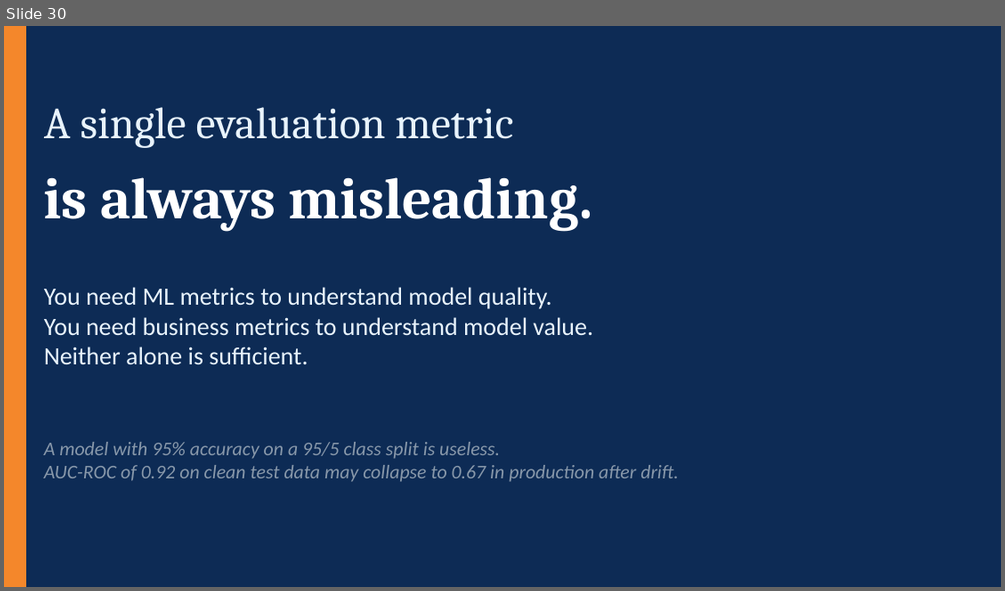
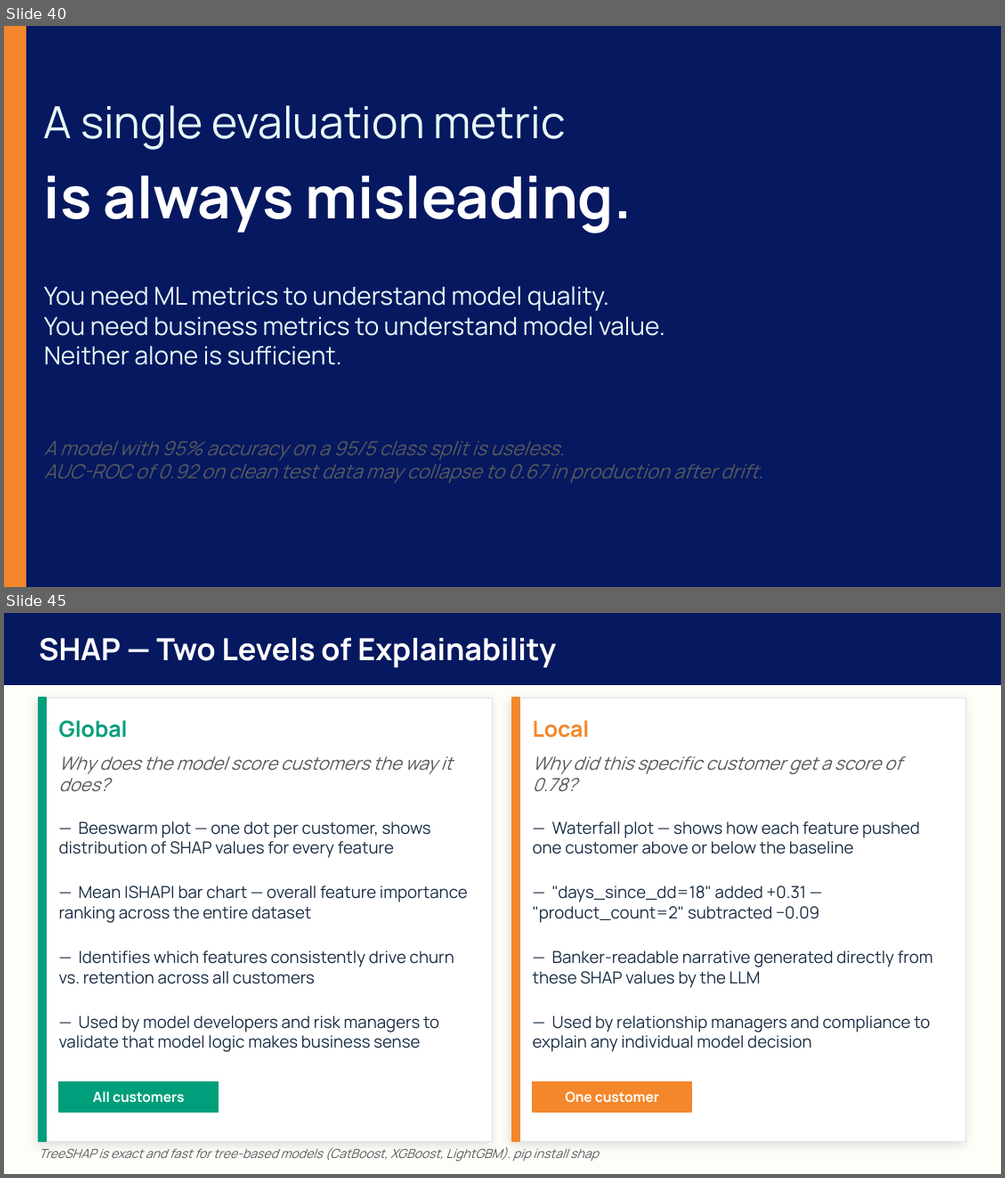
Before and after one commit to MonkeyWrenchGang/jhai_presentations, a slide deck: 14apr2026/data_science_for_banking_jh.pptx. Shown one above the other, each under a label of ours: slide 30 before the commit, slides 40 and 45 after it; the slides between them are not shown. The pictures are 1005x591 and 1005x1178 pixels, drawn with LibreOffice and Linux fonts; fonts in the diff are those of the drawing. Boxes give left, top, right and bottom in pixels: in the first picture for what was removed or moved away, otherwise in the second. Text is boxed around its words. In the diff, an @@ line names an element or a change of style, - is before the commit and + after.

```diff
--- a/14apr2026/data_science_for_banking_jh.pptx
+++ b/14apr2026/data_science_for_banking_jh.pptx
@@ slide 45 added at bbox=[4, 613, 1001, 1174], background #FEFDF8 @@
@@ rectangle added at bbox=[4, 613, 1001, 685], fill #06185F, outline #06185F 1 pt @@
@@ text added at bbox=[39, 638, 556, 668], 22 pt, text #FFFFFF, bold @@
+SHAP — Two Levels of Explainability
@@ rectangle added at bbox=[39, 698, 493, 1142], fill #FFFFFF, outline #D8E6F0 0.5 pt @@
@@ rectangle added at bbox=[39, 698, 46, 1142], fill #009E7A, outline #009E7A 1 pt @@
@@ rectangle added at bbox=[512, 698, 966, 1142], fill #FFFFFF, outline #D8E6F0 0.5 pt @@
@@ rectangle added at bbox=[512, 698, 519, 1142], fill #F4872B, outline #F4872B 1 pt @@
@@ text added at bbox=[59, 720, 128, 738], 16 pt, text #009E7A, bold @@
+Global
@@ text added at bbox=[533, 720, 590, 738], 16 pt, text #F4872B, bold @@
+Local
@@ text added at bbox=[59, 756, 453, 792], 13 pt, text #575A5D, italic @@
+Why does the model score customers the way it does?
@@ text added at bbox=[533, 756, 901, 792], 13 pt, text #575A5D, italic @@
+Why did this specific customer get a score of 0.78?
@@ text added at bbox=[59, 821, 431, 858], 12 pt, text #1A2E44 @@
+— Beeswarm plot — one dot per customer, shows distribution of SHAP values for every feature
@@ text added at bbox=[533, 821, 920, 854], 12 pt, text #1A2E44 @@
+— Waterfall plot — shows how each feature pushed one customer above or below the baseline
@@ text added at bbox=[59, 885, 468, 923], 12 pt, text #1A2E44 @@
+— Mean |SHAP| bar chart — overall feature importance ranking across the entire dataset
@@ text added at bbox=[533, 885, 819, 923], 12 pt, text #1A2E44 @@
+— "days_since_dd=18" added +0.31 — "product_count=2" subtracted −0.09
@@ text added at bbox=[59, 950, 454, 984], 12 pt, text #1A2E44 @@
+— Identifies which features consistently drive churn vs. retention across all customers
@@ text added at bbox=[533, 950, 933, 988], 12 pt, text #1A2E44 @@
+— Banker-readable narrative generated directly from these SHAP values by the LLM
@@ text added at bbox=[59, 1015, 439, 1052], 12 pt, text #1A2E44 @@
+— Used by model developers and risk managers to validate that model logic makes business sense
@@ text added at bbox=[533, 1015, 930, 1052], 12 pt, text #1A2E44 @@
+— Used by relationship managers and compliance to explain any individual model decision
@@ rectangle added at bbox=[59, 1081, 218, 1111], fill #009E7A, outline #009E7A 1 pt @@
@@ text added at bbox=[93, 1091, 184, 1103], 10 pt, text #FFFFFF, bold @@
+All customers
@@ rectangle added at bbox=[533, 1081, 692, 1111], fill #F4872B, outline #F4872B 1 pt @@
@@ text added at bbox=[565, 1091, 659, 1103], 10 pt, text #FFFFFF, bold @@
+One customer
@@ text added at bbox=[39, 1147, 599, 1161], 9 pt, text #575A5D, italic @@
+TreeSHAP is exact and fast for tree-based models (CatBoost, XGBoost, LightGBM). pip install shap
@@ what was slide 30 is now slide 40 @@
@@ slide 40 changed as well @@
@@ background #0D2B55 to #06185F @@
@@ text "A single evaluation metric" at bbox=[44, 105, 566, 150]: font Cambria to Manrope, text colour #E8F3FC to #E8F7F7 @@
@@ text "is always misleading." at bbox=[44, 176, 631, 233]: font Cambria to Manrope @@
@@ text "You need ML metrics to ..." at bbox=[44, 286, 665, 365]: font Calibri to Manrope, text colour #E8F3FC to #E8F7F7 @@
@@ text "A model with 95% accuracy ..." at bbox=[44, 441, 763, 483]: font Calibri to Manrope, text colour #8898AA to #575A5D @@
```
Also in this commit, not shown: 40 other slides changed, 11 other slides added, 2 slides removed, 4 other files.
